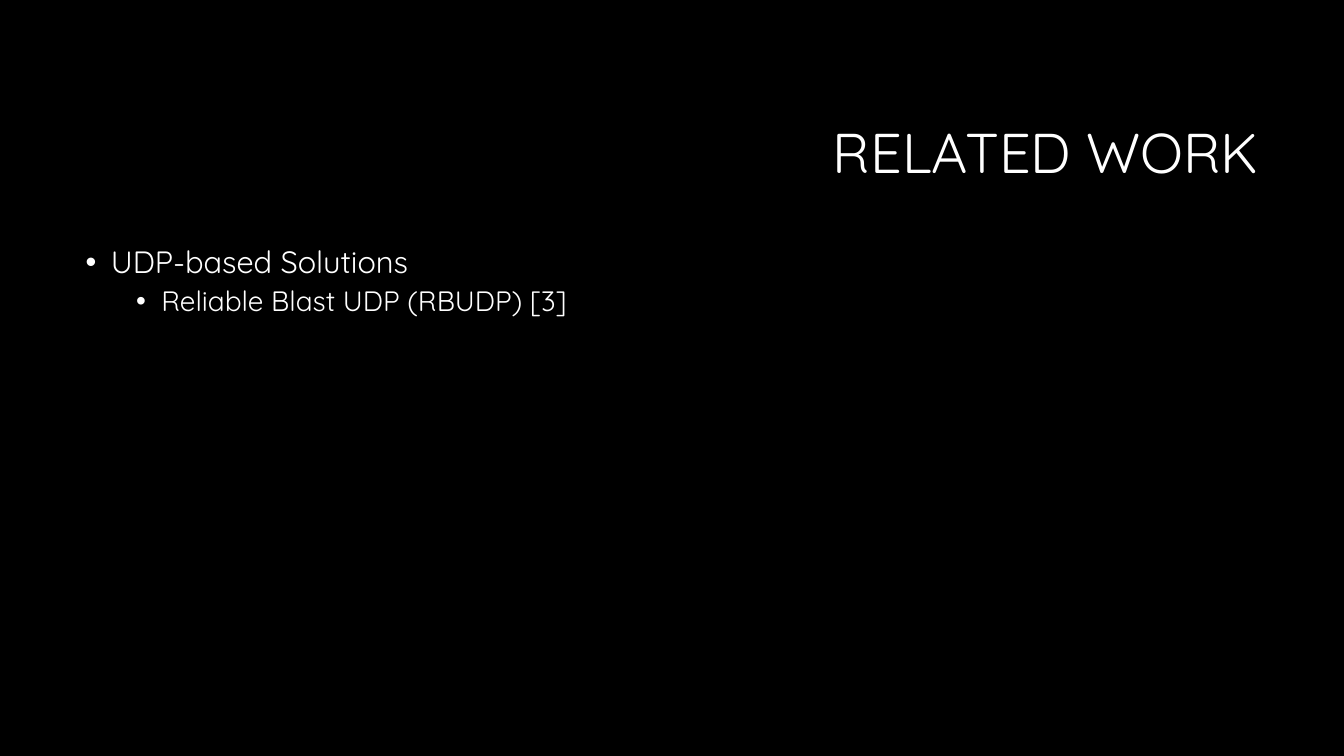
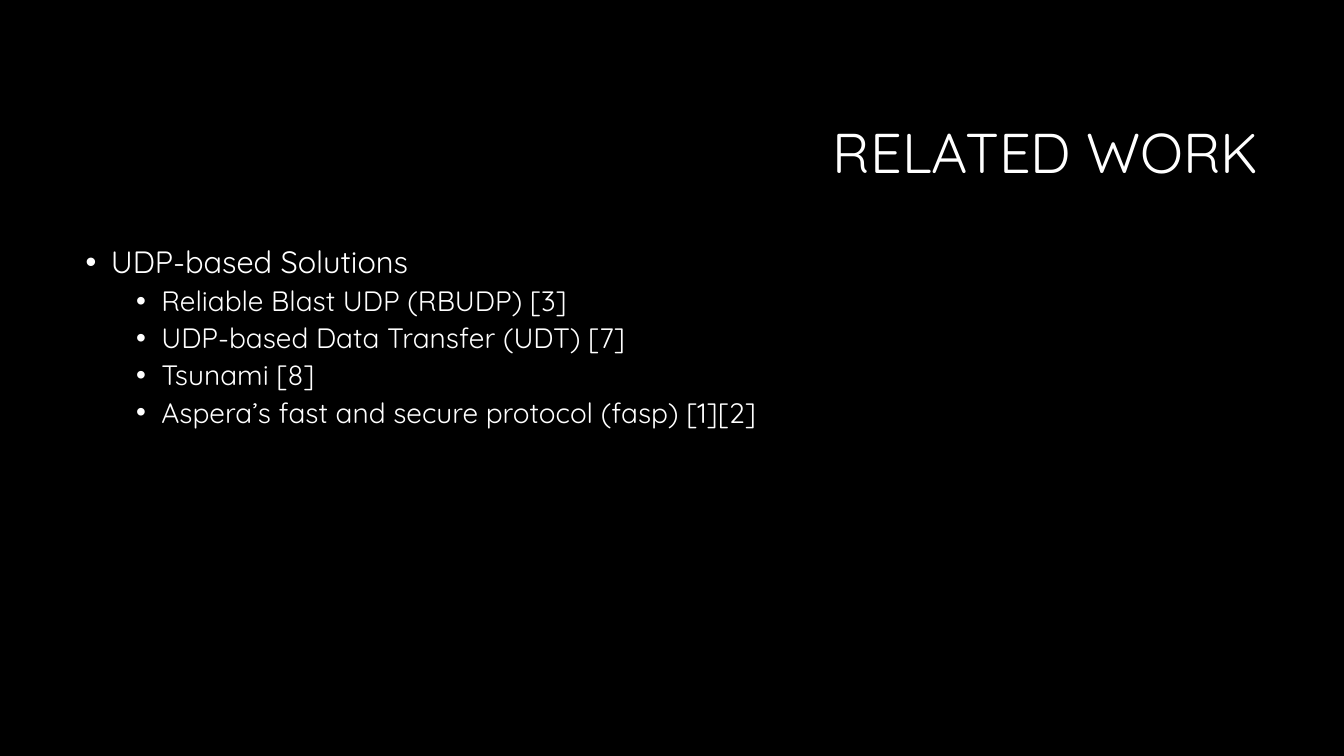
Before and after one commit to czifro-tech/instant-transmission, a slide deck: slide 38 of presentation/Thesis.pptx (slide 37 before the commit). Drawn at 1344x756 pixels with LibreOffice and Linux fonts; fonts in the diff are those of the drawing; background and template pictures are left out. Boxes give left, top, right and bottom in pixels: in the first picture for what was removed or moved away, otherwise in the second. Text is boxed around its words. In the diff, an @@ line names an element or a change of style, - is before the commit and + after.

Commit message:
Update Presentation

```diff
--- a/presentation/Thesis.pptx
+++ b/presentation/Thesis.pptx
@@ text at <box>161,327,756,429</box>: paragraphs added @@
+  • UDP-based Data Transfer (UDT) [7]
+  • Tsunami [8]
+  • Aspera’s fast and secure protocol (fasp) [1][2]
```
Also in this commit, not shown: 4 other slides changed, 5 slides removed.
